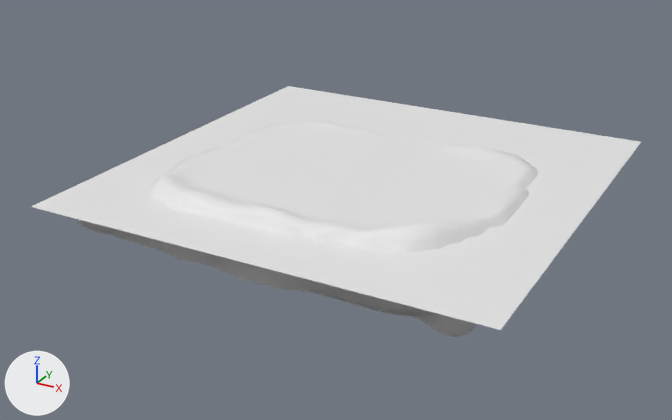
What one commit did to the Blender file Assets/Models/BetterLevel.blend.
Camera for both pictures: a 50 mm camera at (279.0, -599.0, 235.0) aimed at (-12.0, -71.0, -30.0). The axes (+X, +Y, +Z) are drawn at lower left. The lights are the same throughout.

In view in the first picture: 'Path', 'Plane', 'THE_GRID'.
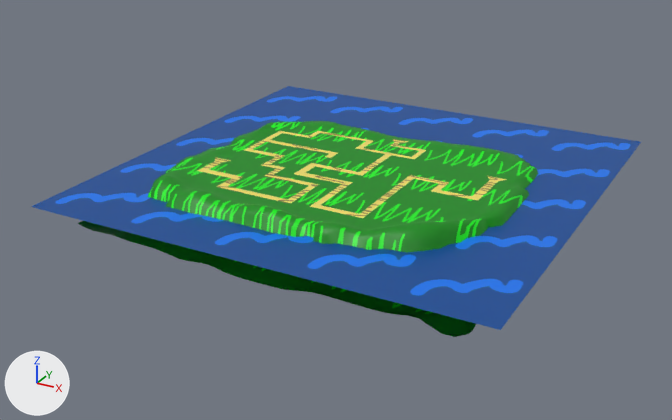
Where the change shows, as pixel boxes [x1, y1, x2, y2] in the pictures (672 x 420 px):
```json
{"object": "Plane", "change": "recoloured, surface changed", "before": [31, 86, 641, 330], "after": [31, 86, 641, 330], "on screen": "white to blue"}
{"object": "THE_GRID", "change": "recoloured, surface changed", "before": [78, 121, 538, 337], "after": [78, 121, 538, 337], "on screen": "white to green"}
{"object": "Path", "change": "recoloured", "before": [197, 131, 507, 218], "after": [197, 131, 507, 218], "on screen": "white to yellow"}
```

Edits to the scene script, one JSON object a line:
```json
{"op": "add", "block": "img_water_texture", "code": ["img_water_texture = load_image('Water_Texture', 'Water_Texture.png', 512, 512, 'sRGB')"]}
{"op": "add", "block": "img_grass_texture", "code": ["img_grass_texture = load_image('Grass_Texture', 'Grass_Texture.png', 512, 512, 'sRGB')"]}
{"op": "add", "block": "img_path_texture", "code": ["img_path_texture = load_image('Path_Texture', 'Path_Texture.png', 512, 512, 'sRGB')"]}
{"op": "add", "block": "mat_water_texture", "code": ["mat_water_texture = principled_material('Water_Texture')", "mat_water_texture.texture = img_water_texture"]}
{"op": "add", "block": "mat_grass_material", "code": ["mat_grass_material = principled_material('Grass_Material')", "mat_grass_material.texture = img_grass_texture"]}
{"op": "add", "block": "mat_path_texture", "code": ["mat_path_texture = principled_material('Path_Texture')", "mat_path_texture.texture = img_path_texture"]}
{"block": "me_cube", "where": "me_cube.from_pydata(...)  # 259 vertices, 168 faces; spans x -101.0..97.0, y -135.0..9.0, z 0.0..1.0"}
{"op": "remove", "block": "me_cube", "code": "me_cube.materials.append(mat_material)  # white #e7e7e7"}
{"op": "add", "block": "me_cube", "code": "me_cube.materials.append(mat_path_texture)  # picture img_path_texture"}
{"block": "me_grid_001", "where": "me_grid_001.from_pydata(...)  # 1985 vertices, 1620 faces; spans x -1.01..1.0, y -1.01..1.0, z -0.06..0.21"}
{"block": "me_grid_001", "where": "# used by ob_the_grid; location = (0.0, -60.0, 0.0); scale = (-135.0, -135.0, -135.0)"}
{"block": "me_grid_001", "change": "me_grid_001 part 1: texture (UV) coordinates of 1620 of 1620 faces, centred in x -0.99..0.98, y -0.98..0.98, z -0.06..0.2, changed; they spanned u 0.0..1.0, v 0.0..1.0 and now span u -2.0..3.0, v -2.0..3.0"}
{"op": "add", "block": "me_grid_001", "code": "me_grid_001.materials.append(mat_grass_material)  # picture img_grass_texture"}
{"block": "me_plane", "where": "me_plane.from_pydata(...)  # 4 vertices, 1 face; spans x -1.0..1.0, y -1.0..1.0, z 0.0"}
{"block": "me_plane", "where": "# used by ob_plane; location = (0.0, -54.0, -3.8); scale = (158.0, 158.0, 158.0)"}
{"block": "me_plane", "change": "me_plane part 2: texture (UV) coordinates of 1 of 1 face, centred in x 0.0, y 0.0, z 0.0, changed; they spanned u 0.0..1.0, v 0.0..1.0 and now span u -2.0..3.0, v -2.0..3.0"}
{"op": "add", "block": "me_plane", "code": "me_plane.materials.append(mat_water_texture)  # picture img_water_texture"}
```
